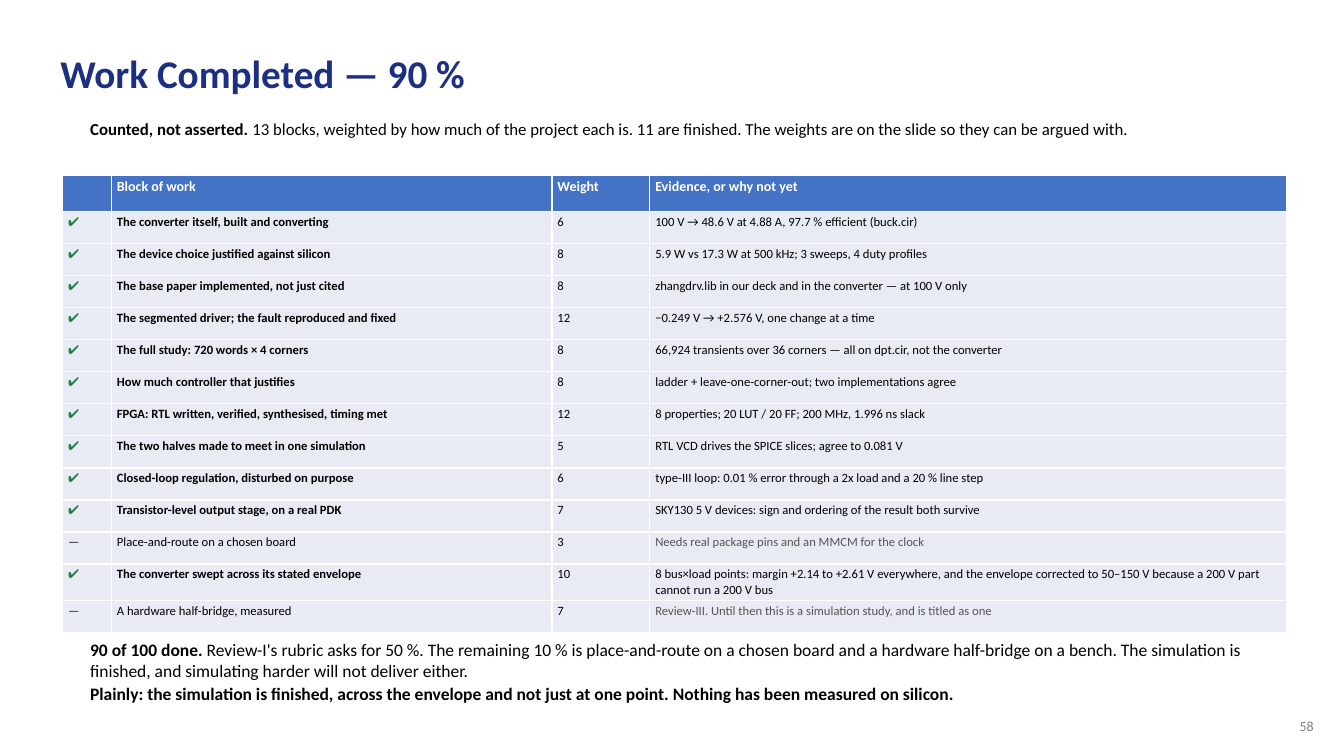
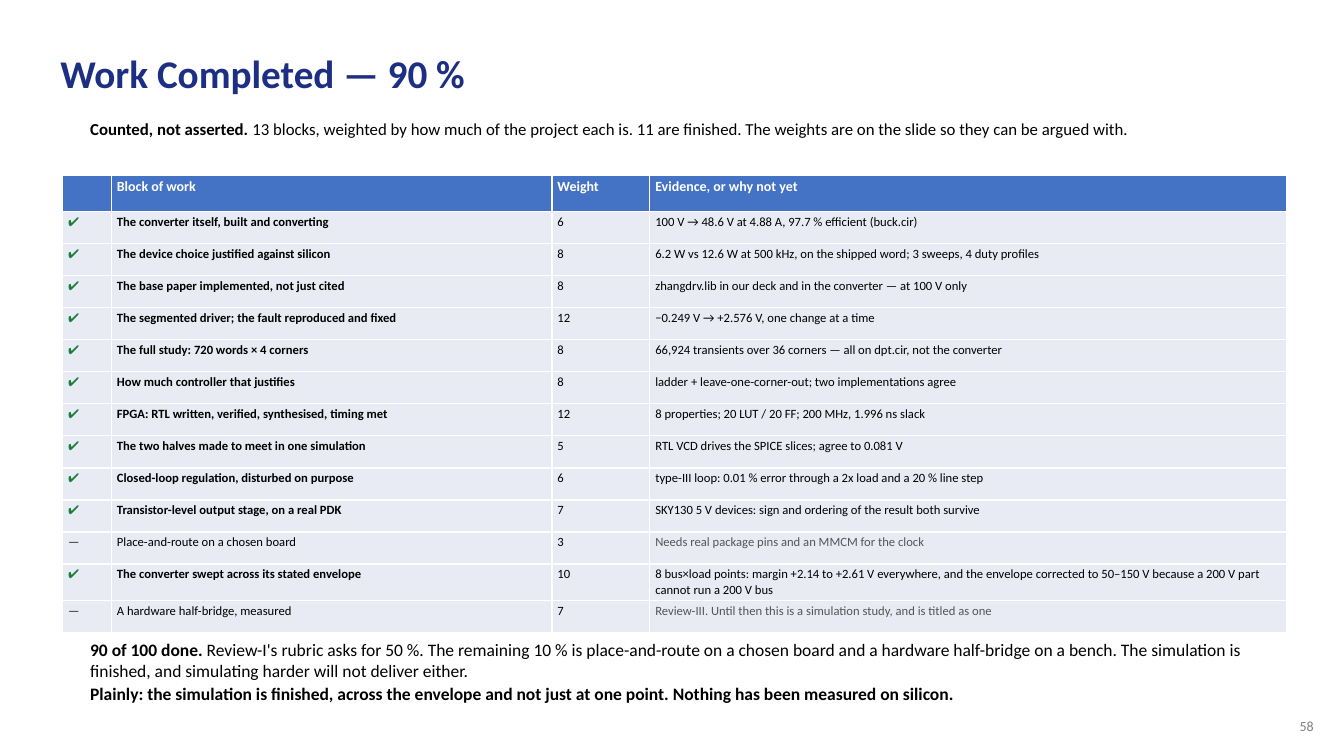
Before and after one commit to Amritha902/gan-driver, a slide deck: slide 58 of review/GaN_Review1_BACKUP.pptx. Drawn at 1344x756 pixels with LibreOffice and Linux fonts; fonts in the diff are those of the drawing. Boxes give left, top, right and bottom in pixels: in the first picture for what was removed or moved away, otherwise in the second. Text is boxed around its words. In the diff, an @@ line names an element or a change of style, - is before the commit and + after.

```diff
--- a/review/GaN_Review1_BACKUP.pptx
+++ b/review/GaN_Review1_BACKUP.pptx
@@ table at [63,175,1287,624] @@
-row 3, column 4: 5.9 W vs 17.3 W at 500 kHz; 3 sweeps, 4 duty profiles
+row 3, column 4: 6.2 W vs 12.6 W at 500 kHz, on the shipped word; 3 sweeps, 4 duty profiles
```
Also in this commit, not shown: 2 other slides changed, 11 other files.
